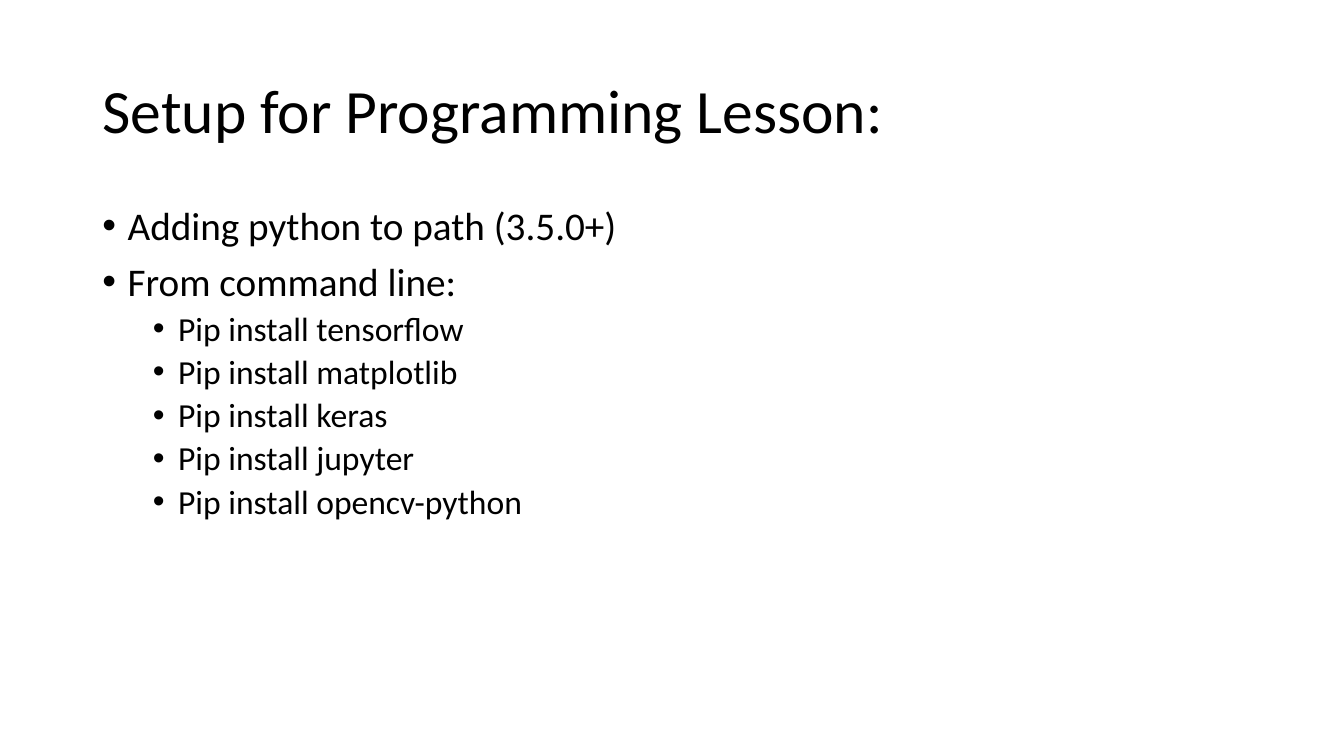
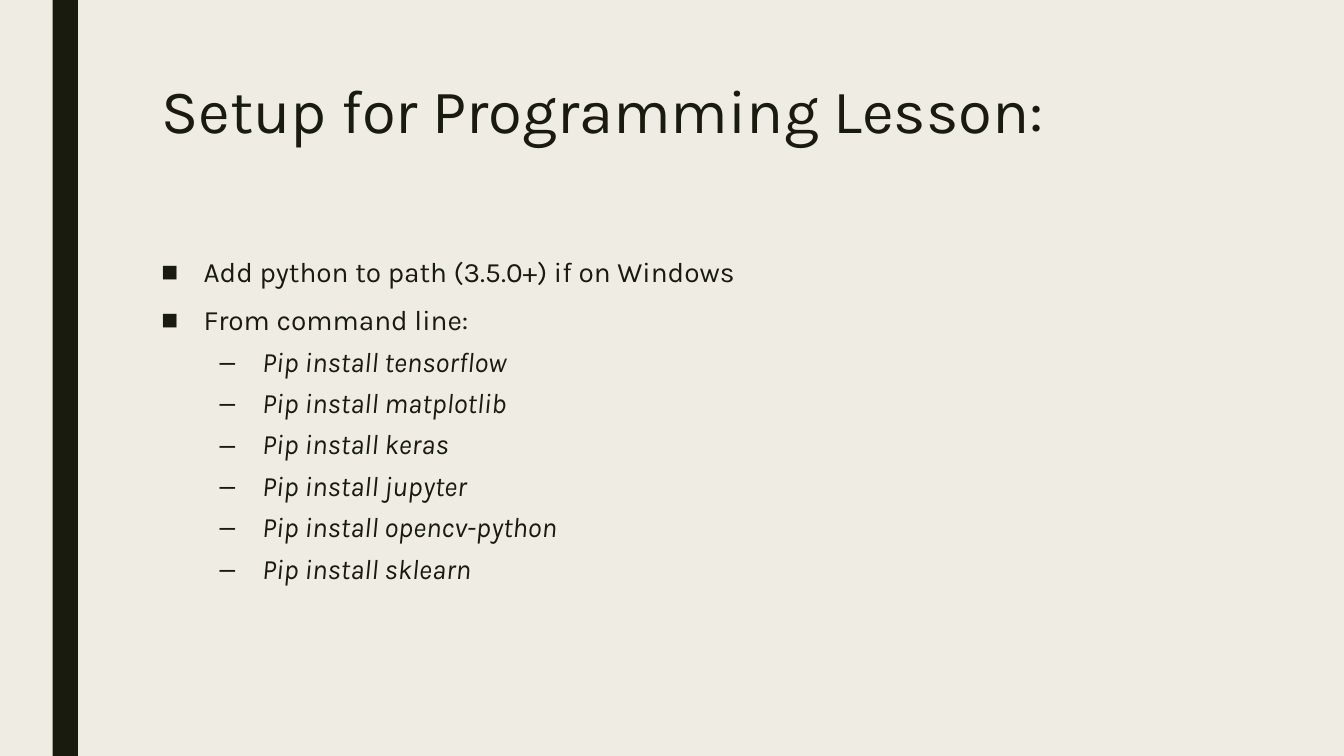
Before and after one commit to akiljames83/MacAI-2018, a slide deck: slide 22 of Lessons/Lesson2.pptx (slide 20 before the commit). Drawn at 1344x756 pixels with LibreOffice and Linux fonts; fonts in the diff are those of the drawing. Boxes give left, top, right and bottom in pixels: in the first picture for what was removed or moved away, otherwise in the second. Text is boxed around its words. In the diff, an @@ line names an element or a change of style, - is before the commit and + after.

Commit message:
edits to lesson2

```diff
--- a/Lessons/Lesson2.pptx
+++ b/Lessons/Lesson2.pptx
@@ background #FFFFFF to #EFEDE3 @@
@@ rectangle added at (52, 0, 78, 756), fill #191B0E @@
@@ title "Setup for Programming Lesson:": place and size @@
-title "Setup for Programming Lesson:" at (102, 90, 883, 144)
+title "Setup for Programming Lesson:" at (161, 90, 1043, 148)
@@ title "Setup for Programming Lesson:" at (161, 90, 1043, 148): font Calibri to Karla, text colour #000000 to #191B0E; line spacing 0.9 to 0.89; vertical alignment middle to top @@
@@ text "Add python to path (3.5.0+) ...": place and size @@
-text "Add python to path (3.5.0+) ..." at (128, 211, 617, 520)
+text "Add python to path (3.5.0+) ..." at (204, 262, 734, 586)
@@ text at (204, 262, 734, 289): text changed; size 28 to 20 pt; font Calibri to Karla; text colour #000000 to #191B0E @@
-• Adding python to path (3.5.0+)
+■ Add python to path (3.5.0+) if on Windows
@@ text at (204, 310, 556, 544): size 28 to 20 pt in "From command line:"; font Calibri to Karla, text colour #000000 to #191B0E in "From command line:", "Pip install tensorflow", "Pip install matplotlib", "Pip install keras" and 2 more places; size 24 to 20 pt, italic on in "Pip install tensorflow", "Pip install matplotlib", "Pip install keras", "Pip install jupyter" and 1 more places; bullet • to ■; line spacing 0.9 to 0.94; more space between paragraphs; bullet • to – @@
@@ text at (262, 559, 471, 586): paragraph added @@
+  – Pip install sklearn
```
Also in this commit, not shown: 19 other slides changed, 2 slides added.
